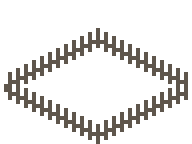
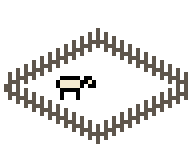
Layers edited between the first and the second 192x144 image:
moved "Lines" above "v3" over [56, 80, 96, 100]
added group "v3" with 2 layers above "v2" over [56, 76, 96, 100]
added layer "Base #2" in group "v3" over [56, 76, 96, 100]
added layer "Lines copy #3" in group "v3" over [60, 80, 92, 88]
